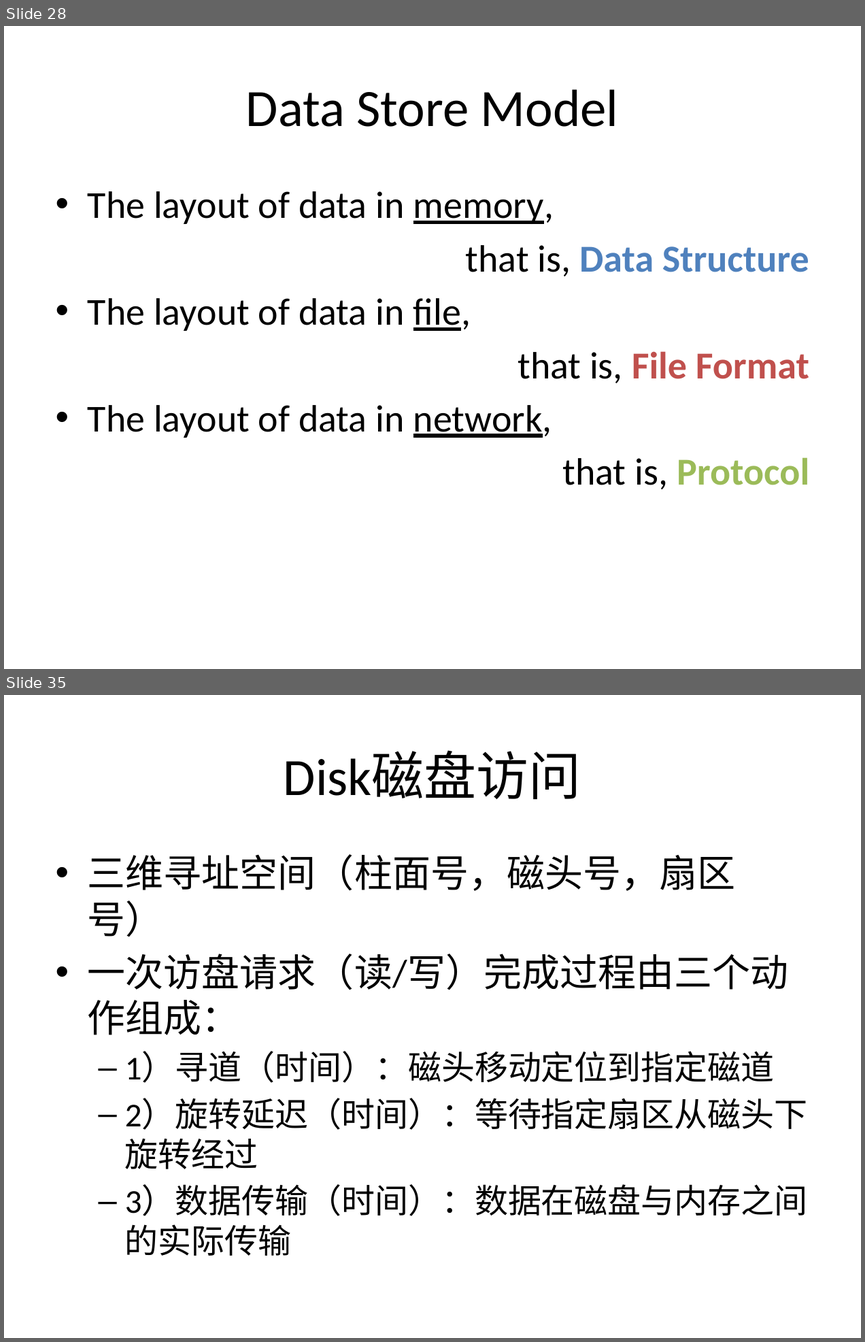
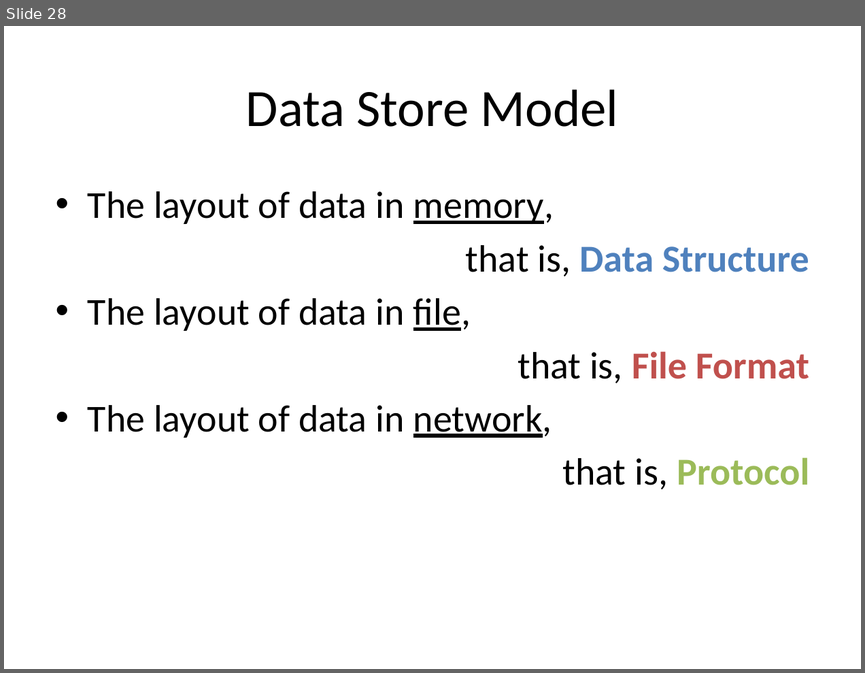
Before and after one commit to guhanjie/Knowledge-sharing, a slide deck: 数据存取模型.pptx. Shown one above the other, each under a label of ours: slides 28 and 35 before the commit, slide 28 after it; the slides between them are not shown. The pictures are 865x1342 and 865x673 pixels, drawn with LibreOffice and Linux fonts; fonts in the diff are those of the drawing. Boxes give left, top, right and bottom in pixels: in the first picture for what was removed or moved away, otherwise in the second. Text is boxed around its words. In the diff, an @@ line names an element or a change of style, - is before the commit and + after.

```diff
--- a/数据存取模型.pptx
+++ b/数据存取模型.pptx
@@ slide 35 removed at [4, 695, 861, 1338], background #FFFFFF @@
@@ title removed at [283, 751, 581, 799] @@
-Disk磁盘访问
@@ text removed at [88, 854, 807, 1255] @@
-• 三维寻址空间（柱面号，磁头号，扇区号）
-• 一次访盘请求（读/写）完成过程由三个动作组成：
-  – 1）寻道（时间）：磁头移动定位到指定磁道
-  – 2）旋转延迟（时间）：等待指定扇区从磁头下旋转经过
-  – 3）数据传输（时间）：数据在磁盘与内存之间的实际传输
```
Also in this commit, not shown: 5 slides changed, 5 slides added, 6 other slides removed.
